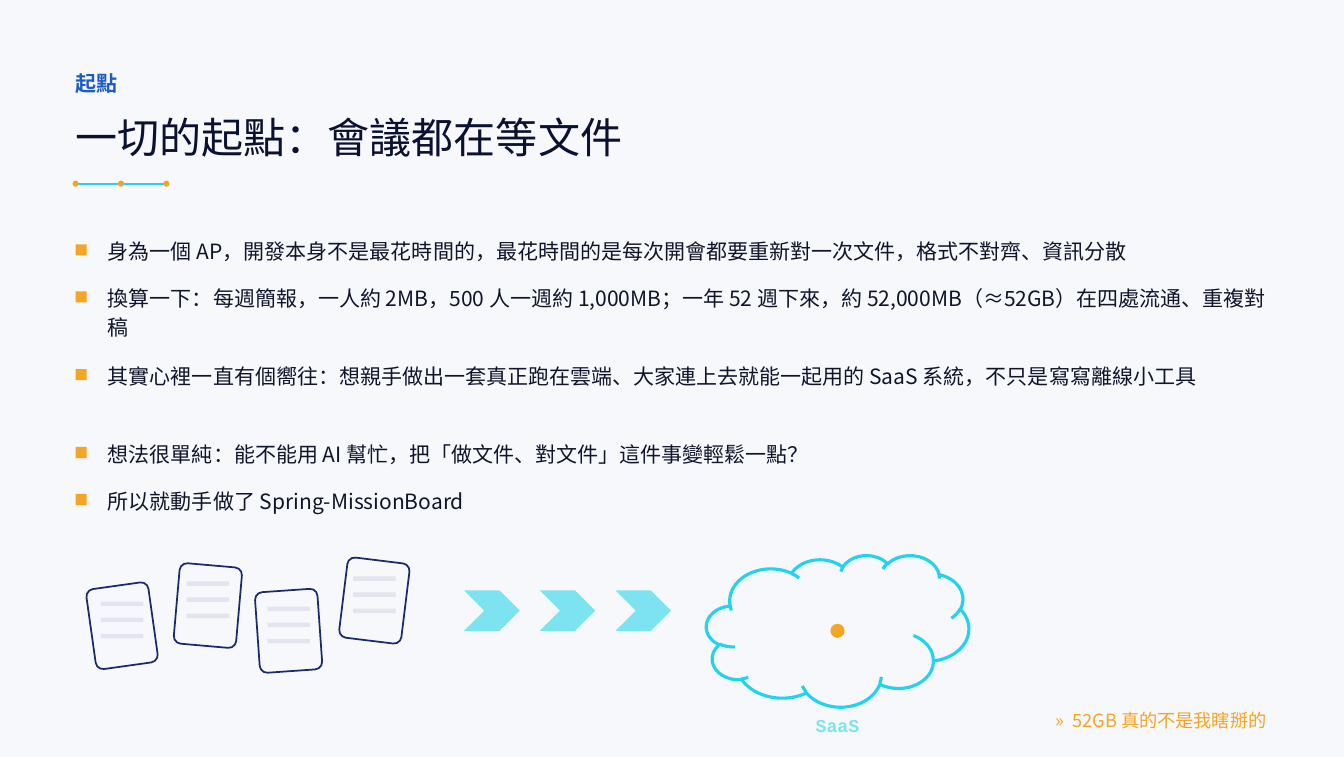
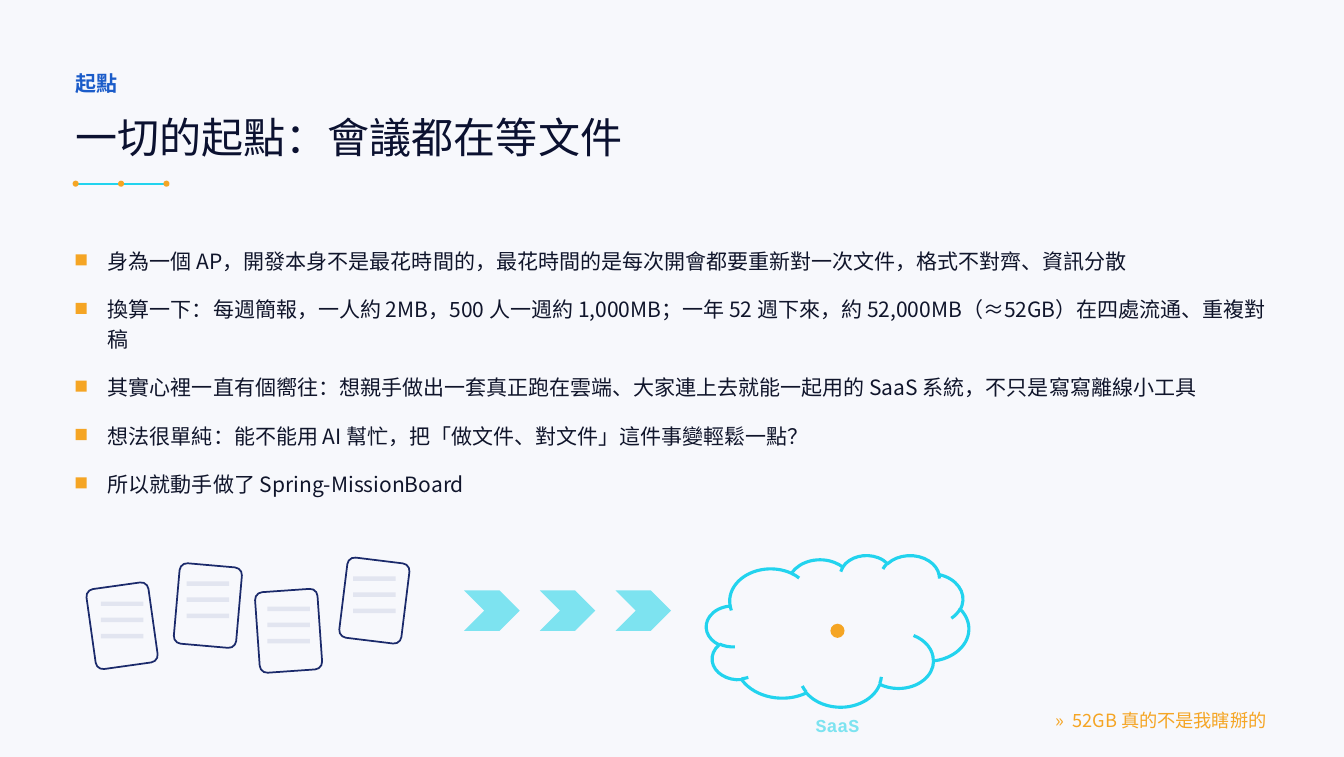
Before and after one commit to LinGaOscar/Spring-MissionBoard, a slide deck: slide 4 of docs/專案介紹.pptx (slide 3 before the commit). Drawn at 1344x757 pixels with LibreOffice and Linux fonts; fonts in the diff are those of the drawing. Boxes give left, top, right and bottom in pixels: in the first picture for what was removed or moved away, otherwise in the second. Text is boxed around its words. In the diff, an @@ line names an element or a change of style, - is before the commit and + after.

```diff
--- a/docs/專案介紹.pptx
+++ b/docs/專案介紹.pptx
@@ 3 texts, 3 rectangles: place and size @@
-3 texts, 3 rectangles at (76,241,1266,386)
+3 texts, 3 rectangles at (76,251,1266,397)
@@ text "想法很單純：能不能用 AI 幫忙，把「做文件、對文件」這件事變輕鬆一點？": place and size @@
-text "想法很單純：能不能用 AI 幫忙，把「做文件、對文件」這件事變輕鬆一點？" at (108,444,808,464)
+text "想法很單純：能不能用 AI 幫忙，把「做文件、對文件」這件事變輕鬆一點？" at (108,426,808,446)
@@ rectangle: place and size @@
-rectangle at (76,447,87,458)
+rectangle at (76,429,87,440)
@@ rectangle: place and size @@
-rectangle at (76,493,87,505)
+rectangle at (76,477,87,488)
@@ text "所以就動手做了 Spring-MissionBoard": place and size @@
-text "所以就動手做了 Spring-MissionBoard" at (108,491,464,514)
+text "所以就動手做了 Spring-MissionBoard" at (108,474,464,497)
```
Also in this commit, not shown: 17 other slides changed, 3 slides added, 2 slides removed.
